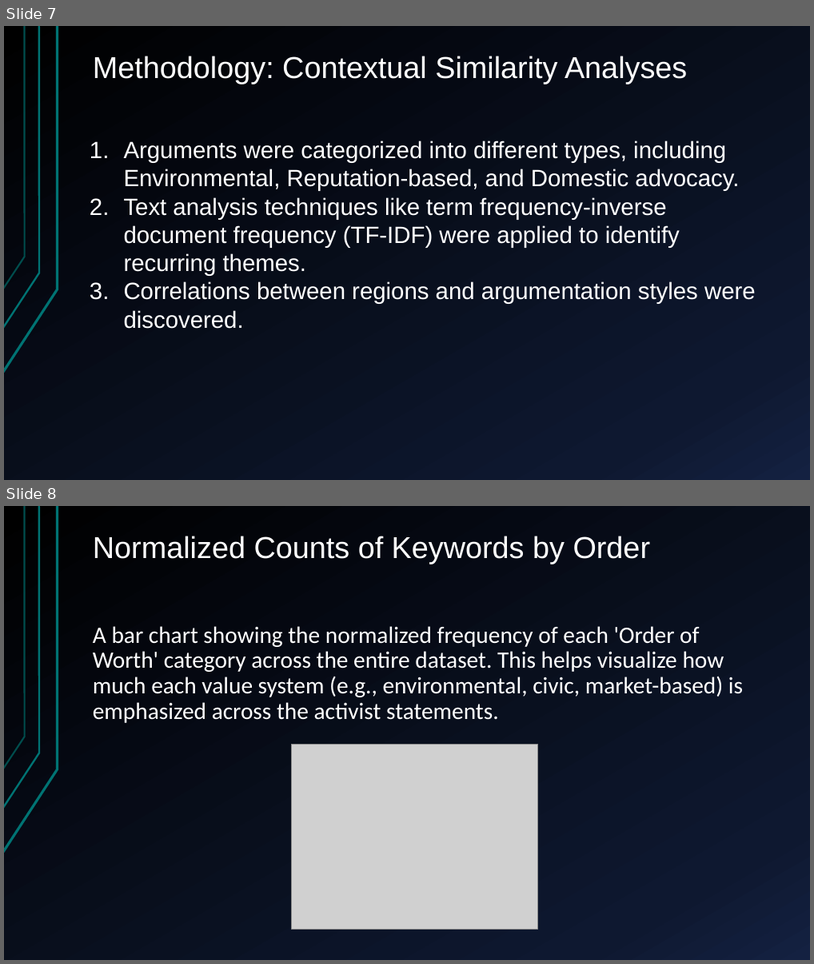
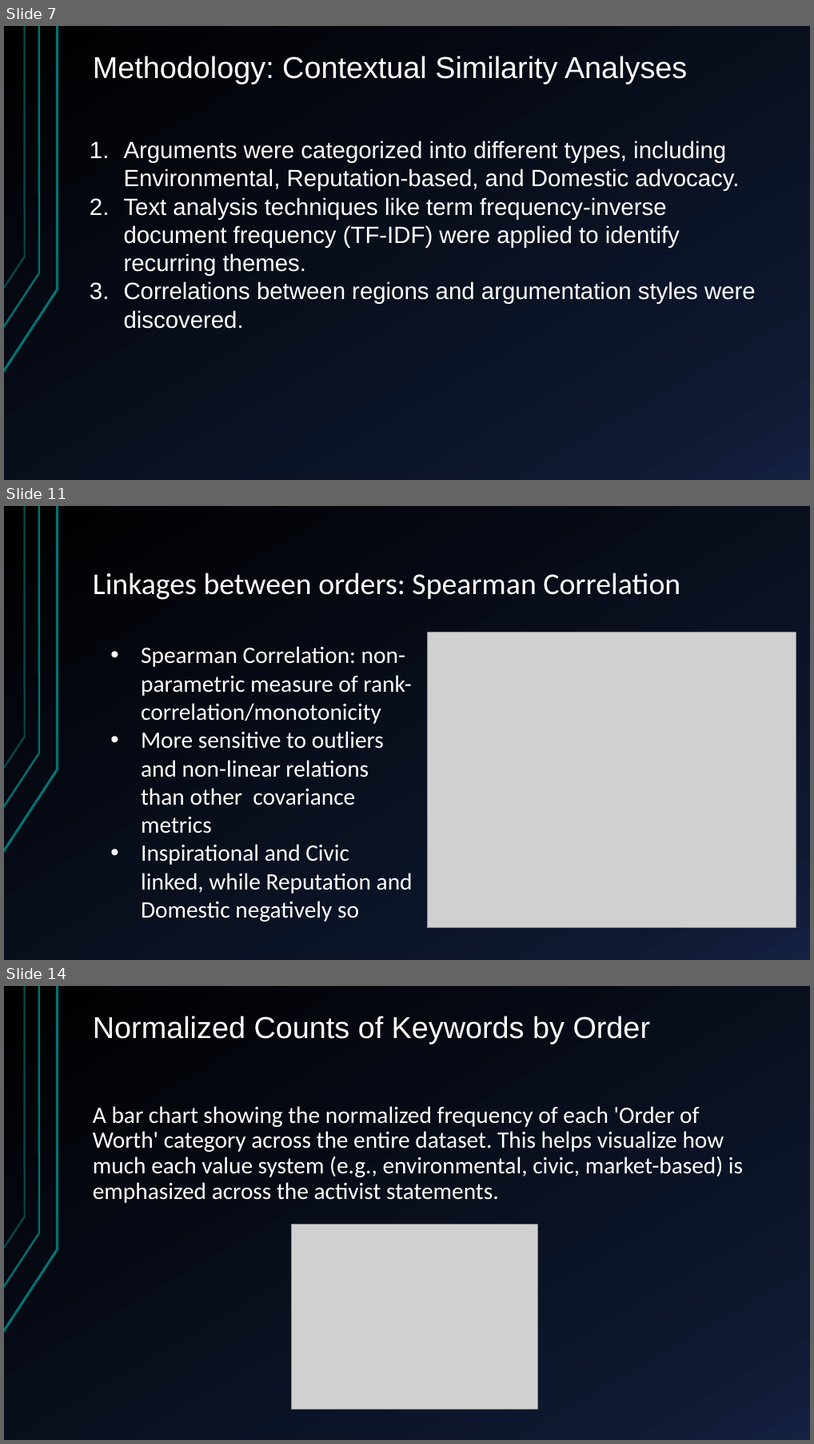
Before and after one commit to shrekapoor99/Springboard, a slide deck: Capstone_Presentation/CapstoneProject Presentation.pptm. Shown one above the other, each under a label of ours: slides 7 and 8 before the commit, slides 7, 11 and 14 after it; the slides between them are not shown. The pictures are 814x964 and 814x1444 pixels, drawn with LibreOffice and Linux fonts; fonts in the diff are those of the drawing; grey boxes stand for pictures. Boxes give left, top, right and bottom in pixels: in the first picture for what was removed or moved away, otherwise in the second. Text is boxed around its words. In the diff, an @@ line names an element or a change of style, - is before the commit and + after.

```diff
--- a/Capstone_Presentation/CapstoneProject Presentation.pptm
+++ b/Capstone_Presentation/CapstoneProject Presentation.pptm
@@ slide 11 added at (4,506,810,960), background gradient #000000 to #0F1931 to #142242; not listed: 3 template elements that a slide beside it also shows @@
@@ title added at (93,572,681,600), 36 pt, text #FFFFFF @@
+Linkages between orders: Spearman Correlation
@@ text added at (141,646,413,921), 28 pt, text #FFFFFF @@
+• Spearman Correlation: non-parametric measure of rank-correlation/monotonicity
+• More sensitive to outliers and non-linear relations than other covariance metrics
+• Inspirational and Civic linked, while Reputation and Domestic negatively so
@@ picture added at (427,632,797,927) @@
@@ what was slide 8 is now slide 14 @@
```
Also in this commit, not shown: 2 slides changed, 9 other slides added.
